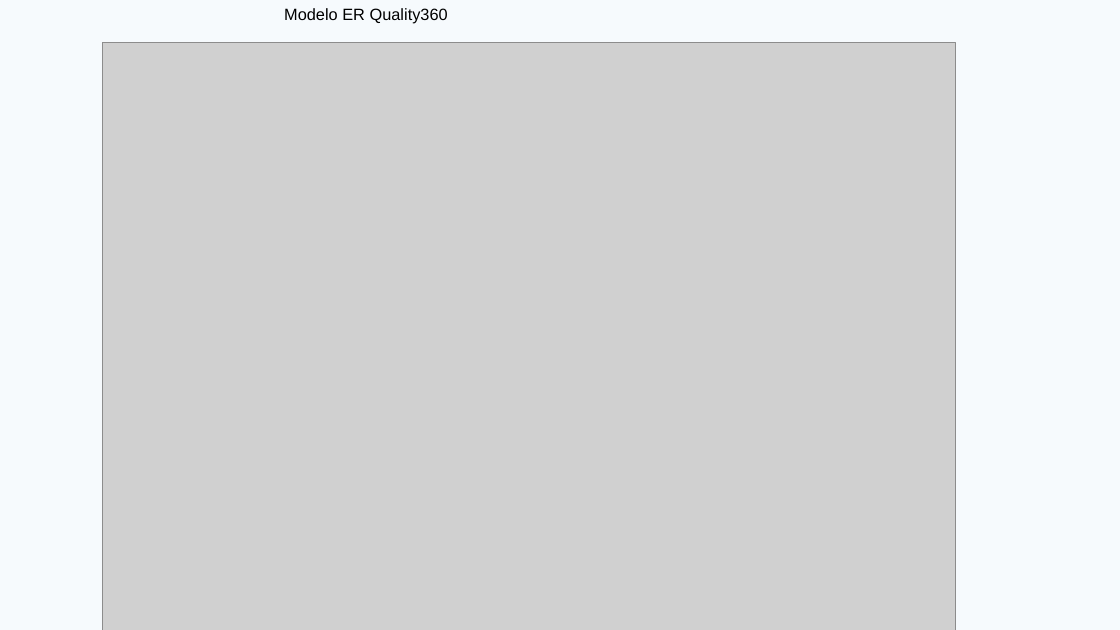
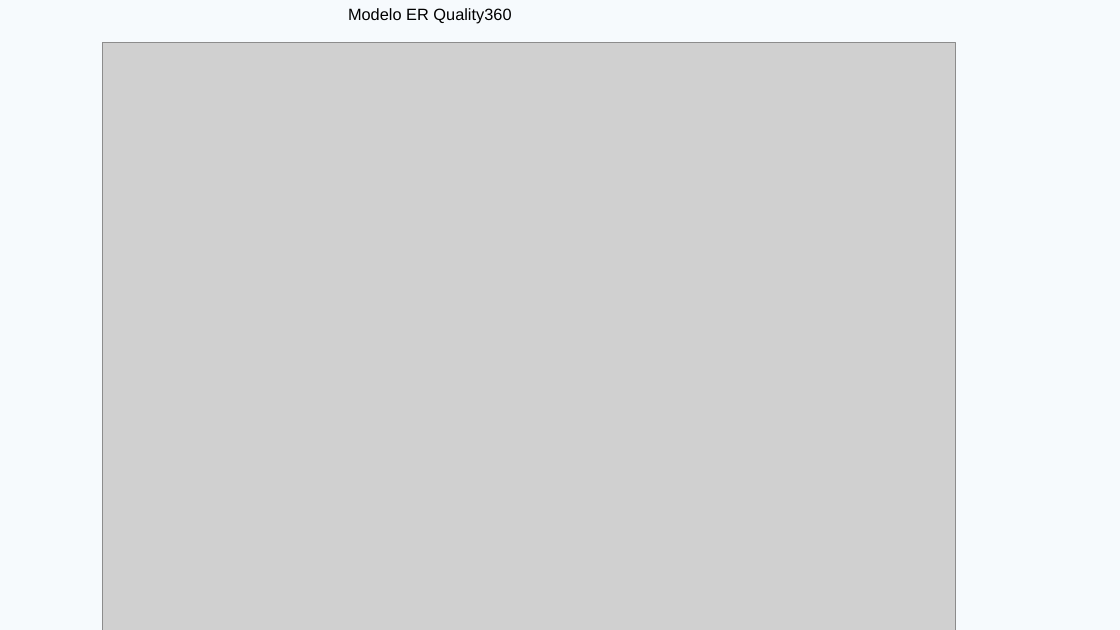
Before and after one commit to jrsh2274/capstone-grupo-8-qa-dashboard, a slide deck: slide 5 of Fase 2/Seguimiento/Presentacion_Avance_Quality360_09-10-2026.pptx (slide 4 before the commit). Drawn at 1120x630 pixels with LibreOffice and Linux fonts; fonts in the diff are those of the drawing; grey boxes stand for pictures. Boxes give left, top, right and bottom in pixels: in the first picture for what was removed or moved away, otherwise in the second. Text is boxed around its words. In the diff, an @@ line names an element or a change of style, - is before the commit and + after.

```diff
--- a/Fase 2/Seguimiento/Presentacion_Avance_Quality360_09-10-2026.pptx
+++ b/Fase 2/Seguimiento/Presentacion_Avance_Quality360_09-10-2026.pptx
@@ text "Modelo ER Quality360": place and size @@
-text "Modelo ER Quality360" at <box>284,8,448,24</box>
+text "Modelo ER Quality360" at <box>348,8,511,24</box>
```
Also in this commit, not shown: 3 other slides changed.
